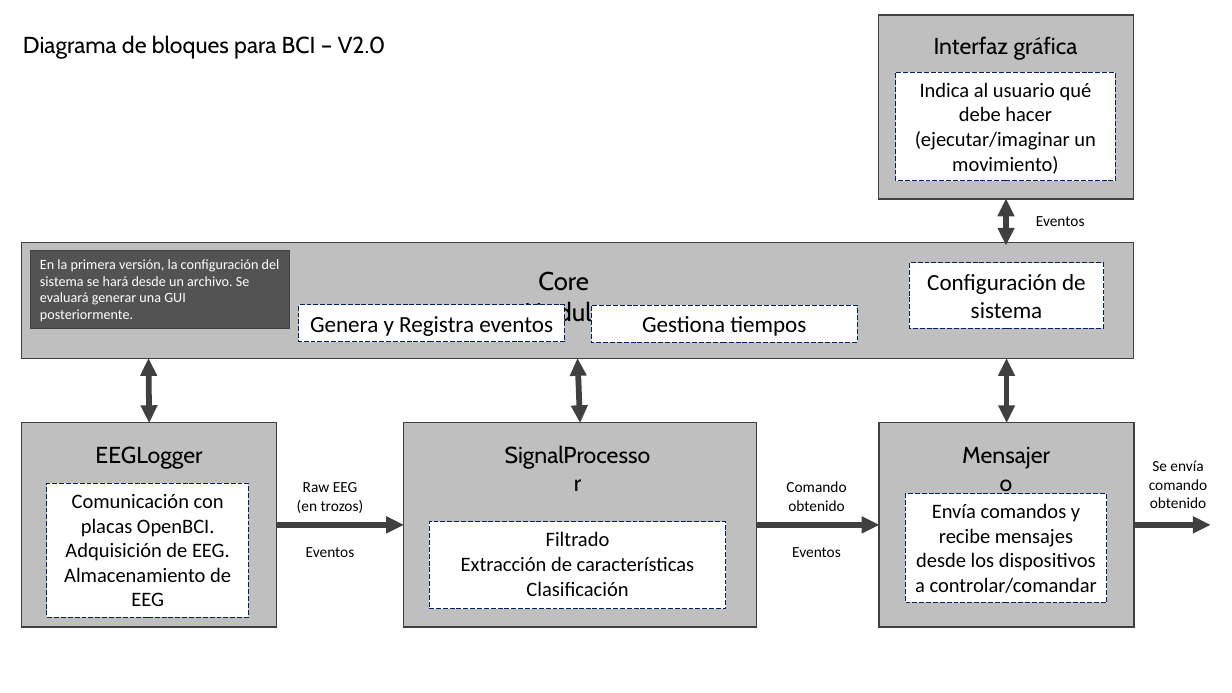
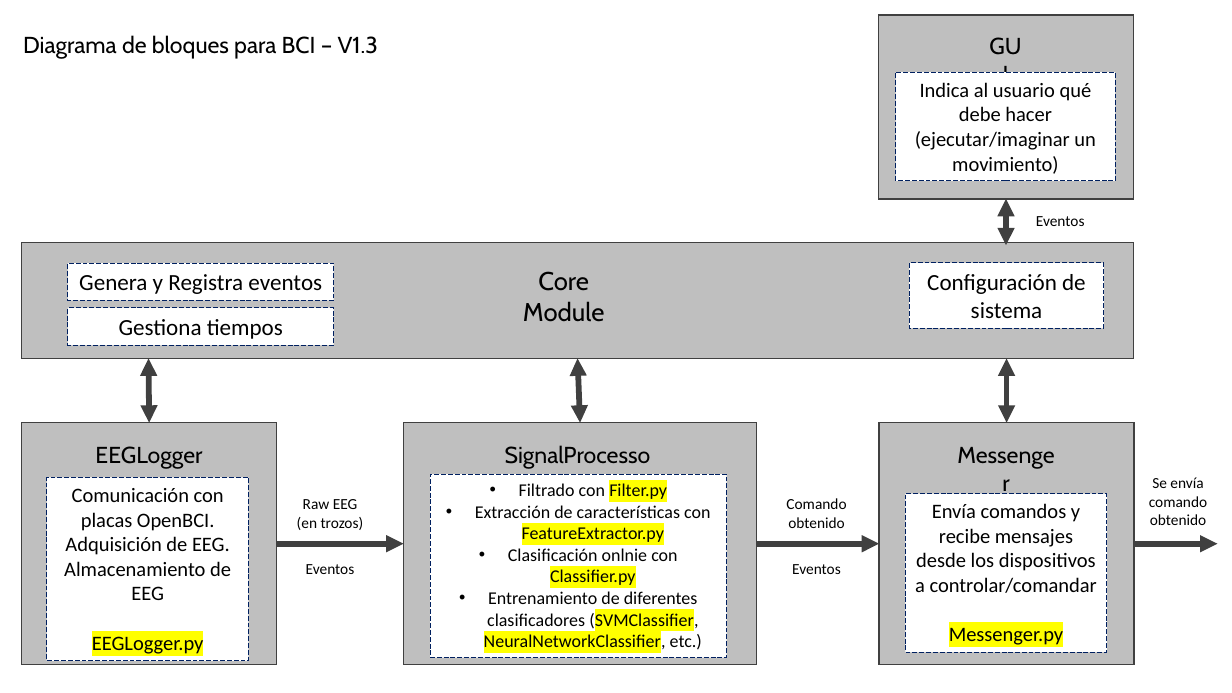
Before and after one commit to lucasbaldezzari/bcihack2, a slide deck: slide 1 of Desarrollo/PythonScripts/bloques.pptx. Drawn at 1232x693 pixels with LibreOffice and Linux fonts; fonts in the diff are those of the drawing. Boxes give left, top, right and bottom in pixels: in the first picture for what was removed or moved away, otherwise in the second. Text is boxed around its words. In the diff, an @@ line names an element or a change of style, - is before the commit and + after.

Commit message:
Se actualiza nombres de variables. Se actualiza diagrama de bloques.

```diff
--- a/Desarrollo/PythonScripts/bloques.pptx
+++ b/Desarrollo/PythonScripts/bloques.pptx
@@ text at [23, 35, 378, 59]: text changed @@
-Diagrama de bloques para BCI – V2.0
+Diagrama de bloques para BCI – V1.3
@@ text at [934, 36, 1078, 60]: text changed @@
-Interfaz gráfica
+GUI
@@ rectangle removed at [30, 250, 289, 328] @@
-En la primera versión, la configuración del sistema se hará desde un archivo. Se evaluará generar una GUI posteriormente.
@@ rectangle "Genera y Registra eventos": place and size @@
-rectangle "Genera y Registra eventos" at [299, 305, 565, 342]
+rectangle "Genera y Registra eventos" at [67, 263, 334, 300]
@@ rectangle "Gestiona tiempos": place and size @@
-rectangle "Gestiona tiempos" at [592, 305, 858, 342]
+rectangle "Gestiona tiempos" at [67, 308, 334, 345]
@@ rectangle: place and size @@
-rectangle at [21, 422, 276, 627]
+rectangle at [21, 422, 276, 665]
@@ rectangle: place and size @@
-rectangle at [404, 422, 757, 627]
+rectangle at [404, 422, 757, 665]
@@ rectangle: place and size @@
-rectangle at [879, 422, 1134, 627]
+rectangle at [879, 422, 1134, 665]
@@ rectangle "Comunicación con placas OpenBCI. Adquisición ...": place and size @@
-rectangle "Comunicación con placas OpenBCI. Adquisición ..." at [47, 483, 249, 617]
+rectangle "Comunicación con placas OpenBCI. Adquisición ..." at [47, 478, 249, 662]
@@ rectangle "Filtrado con Filter.py": place and size @@
-rectangle "Filtrado con Filter.py" at [430, 522, 726, 609]
+rectangle "Filtrado con Filter.py" at [430, 474, 726, 658]
@@ 5 texts: place and size @@
-5 texts at [297, 460, 1207, 557]
+5 texts at [297, 477, 1207, 574]
@@ text in rectangle at [475, 483, 710, 652]: text changed; size 16 to 14 pt @@
-Filtrado
-Extracción de características
-Clasificación
+• Filtrado con Filter.py
+• Extracción de características con FeatureExtractor.py
+• Clasificación onlnie con Classifier.py
+• Entrenamiento de diferentes clasificadores (SVMClassifier, NeuralNetworkClassifier, etc.)
@@ rectangle "Envía comandos y recibe mensajes ...": place and size @@
-rectangle "Envía comandos y recibe mensajes ..." at [906, 494, 1107, 603]
+rectangle "Envía comandos y recibe mensajes ..." at [906, 494, 1107, 653]
@@ arrow moved from (276, 525) - (404, 525) to (276, 543) - (404, 543) @@
@@ arrow moved from (757, 525) - (879, 525) to (757, 543) - (879, 543) @@
@@ arrow moved from (1134, 525) - (1211, 525) to (1134, 543) - (1218, 543) @@
@@ text in rectangle at [949, 628, 1063, 645]: paragraph added @@
+Messenger.py
@@ text at [949, 628, 1063, 645]: text changed @@
-Mensajero
+Messenger
@@ text in rectangle at [92, 633, 204, 656]: paragraph added @@
+EEGLogger.py
```
Also in this commit, not shown: 4 other files.
